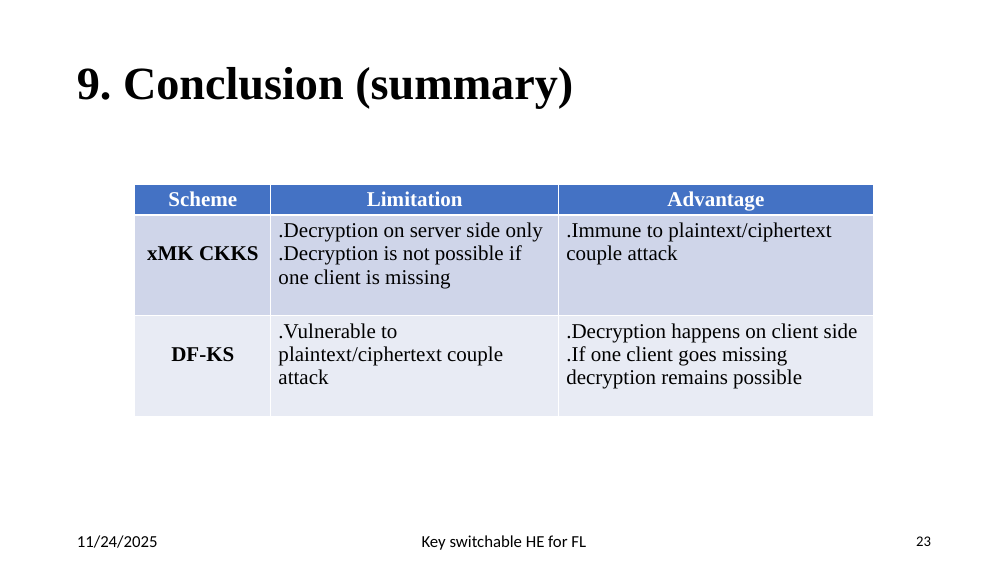
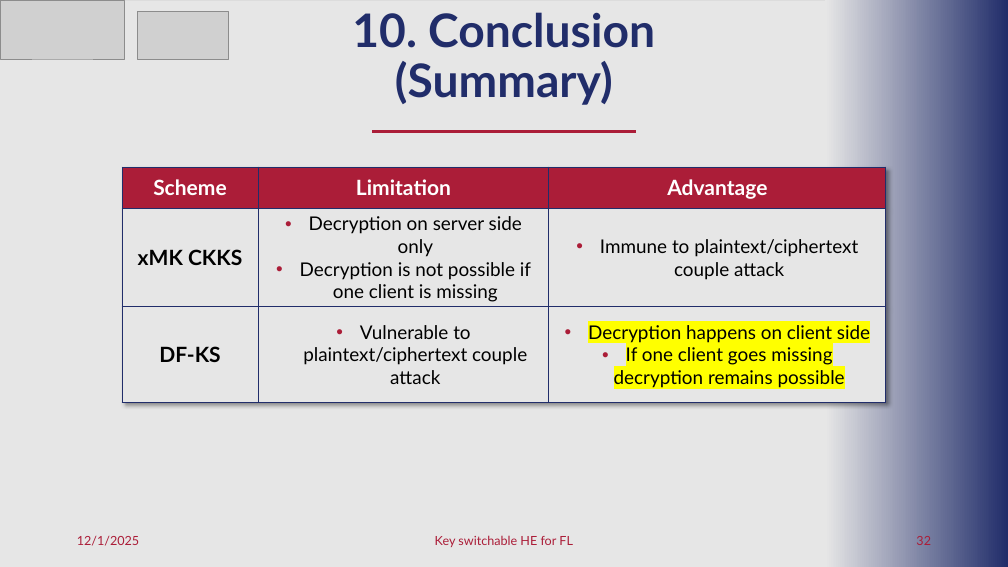
Before and after one commit to pyb0b/master-thesis-report, a slide deck: slide 32 of Final Presentation.pptx (slide 23 before the commit). Drawn at 1008x567 pixels with LibreOffice and Linux fonts; fonts in the diff are those of the drawing; grey boxes stand for pictures. Boxes give left, top, right and bottom in pixels: in the first picture for what was removed or moved away, otherwise in the second. Text is boxed around its words. In the diff, an @@ line names an element or a change of style, - is before the commit and + after.

```diff
--- a/Final Presentation.pptx
+++ b/Final Presentation.pptx
@@ rectangle added at bbox=[0, 1, 1008, 567], fill #E6E6E6 @@
@@ picture added at bbox=[0, 0, 125, 59] @@
@@ picture added at bbox=[138, 12, 228, 59] @@
@@ text at bbox=[352, 12, 655, 105]: text changed; font Times New Roman to Lato; text colour #000000 to #212D6A @@
-9. Conclusion (summary)
+10. Conclusion (Summary)
@@ rectangle added at bbox=[826, 0, 1008, 567], fill gradient #E6E6E6 to #212D6A @@
@@ line added from (636, 132) to (372, 132), #AB1D38 3 pt @@
@@ table at bbox=[122, 167, 886, 400] @@
-row 2, column 2: .Decryption on server side only / .Decryption is not possible if one client is missing
+row 2, column 2: Decryption on server side only / Decryption is not possible if one client is missing
-row 2, column 3: .Immune to plaintext/ciphertext couple attack
+row 2, column 3: Immune to plaintext/ciphertext couple attack
-row 3, column 2: .Vulnerable to plaintext/ciphertext couple attack
+row 3, column 2: Vulnerable to plaintext/ciphertext couple attack
-row 3, column 3: .Decryption happens on client side / .If one client goes missing decryption remains possible
+row 3, column 3: Decryption happens on client side / If one client goes missing decryption remains possible
@@ fill #4472C4 to #AB1D38 in row 1 @@
@@ fill #CFD5EA to #E6E6E6 in row 2 @@
@@ fill #E9EBF5 to #E6E6E6 in row 3 @@
@@ font Times New Roman to Lato in "Scheme", "Limitation", "Advantage", "xMK CKKS" and 1 more places @@
@@ borders changed @@
@@ table: place and size @@
-table at bbox=[135, 184, 873, 433]
+table at bbox=[122, 167, 886, 400]
@@ text at bbox=[77, 536, 139, 546]: text changed; size 16 to 12 pt; font Calibri to Lato; text colour #000000 to #AB1D38 @@
-11/24/2025
+12/1/2025
@@ text "Key switchable HE for FL" at bbox=[435, 535, 573, 547]: size 16 to 12 pt, font Calibri to Lato, text colour #000000 to #AB1D38 @@
@@ page number at bbox=[916, 536, 931, 545]: text changed; size 14 to 12 pt; font Calibri to Lato; text colour #000000 to #AB1D38 @@
-23
+32
```
Also in this commit, not shown: 22 other slides changed, 11 slides added, 2 slides removed, 1 other file.
